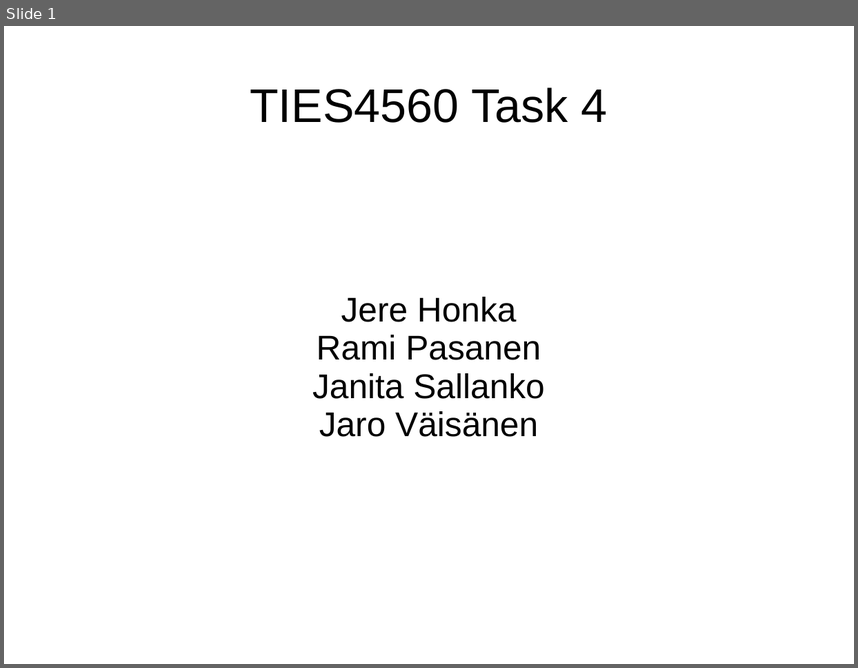
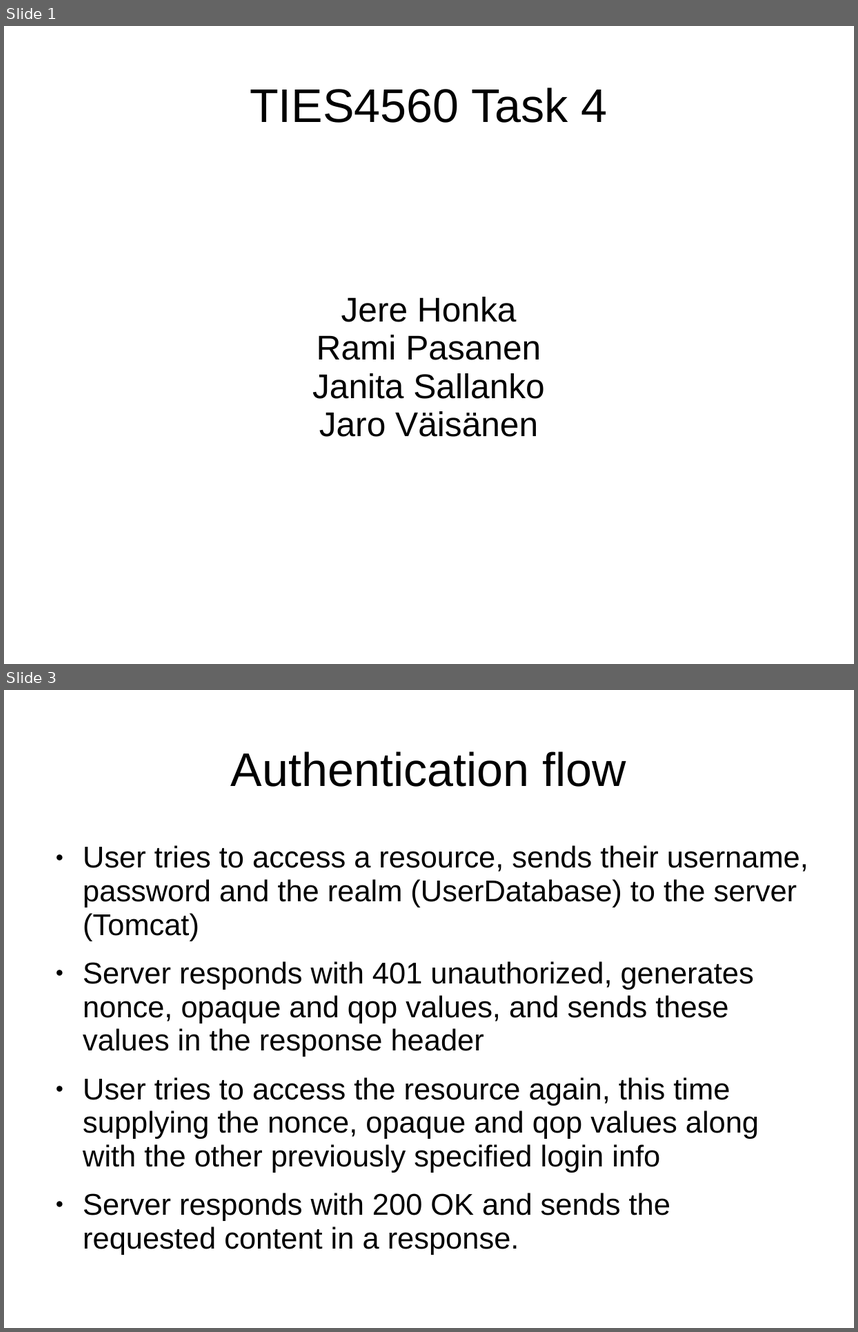
Before and after one commit to Rampastring/ties4560, a slide deck: Task-4/task4.ppt. Shown one above the other, each under a label of ours: slide 1 before the commit, slides 1 and 3 after it; the slides between them are not shown. The pictures are 858x668 and 858x1332 pixels, drawn with LibreOffice and Linux fonts; fonts in the diff are those of the drawing. Boxes give left, top, right and bottom in pixels: in the first picture for what was removed or moved away, otherwise in the second. Text is boxed around its words. In the diff, an @@ line names an element or a change of style, - is before the commit and + after.

```diff
--- a/Task-4/task4.ppt
+++ b/Task-4/task4.ppt
@@ slide 3 added at [4, 690, 854, 1328], background #FFFFFF @@
@@ title added at [231, 751, 626, 787], 44 pt, text #000000 @@
+Authentication flow
@@ text added at [83, 845, 809, 1254], 28 pt, text #000000 @@
+● User tries to access a resource, sends their username, password and the realm (UserDatabase) to the server (Tomcat)
+● Server responds with 401 unauthorized, generates nonce, opaque and qop values, and sends these values in the response header
+● User tries to access the resource again, this time supplying the nonce, opaque and qop values along with the other previously specified login info
+● Server responds with 200 OK and sends the requested content in a response.
```
Also in this commit, not shown: 1 slide changed.
